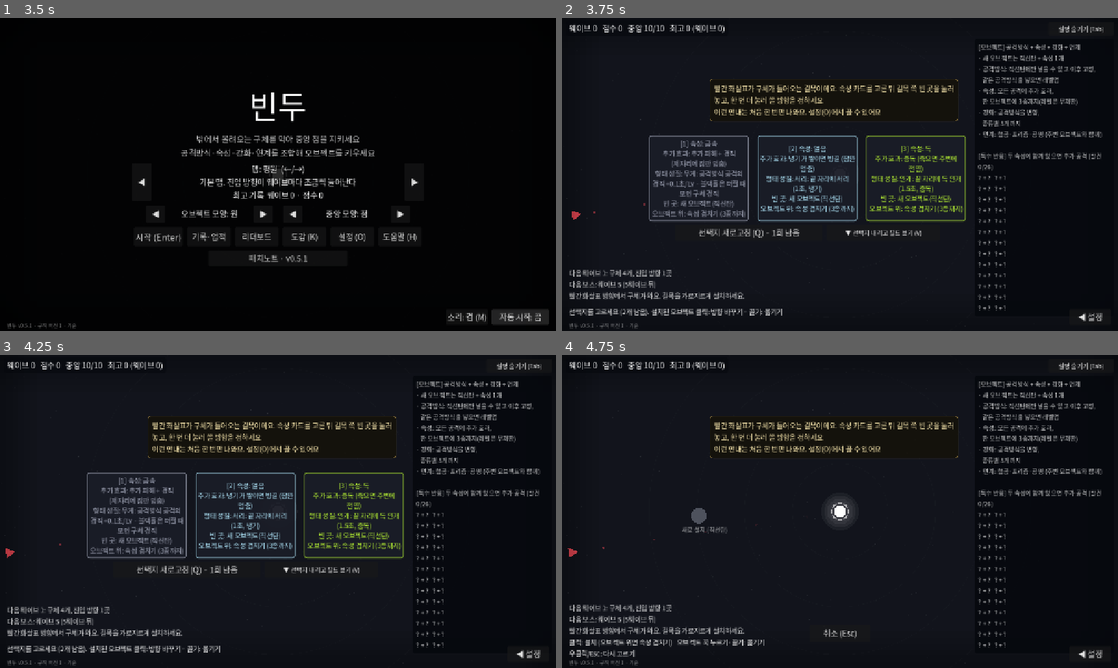
Above: before the commit, frames 1-4 (two rows, left to right).
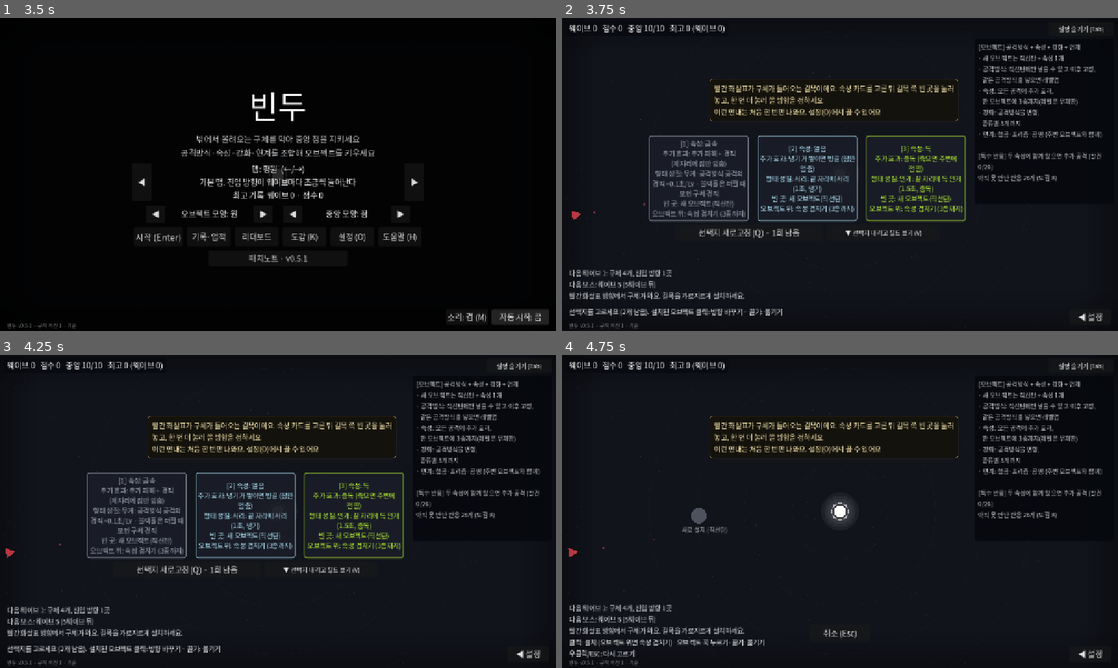
Above: after the commit, the same moments.

Repository: lenope1214/Bindu
Game: Godot game, scene res://main.tscn
Two runs of this game, one before a commit and one after it. Both use one fixed random seed, a clock stepped at 60 frames per second and the inputs below.
Inputs:
- Up to frame 1 (3.5 s): click "자동 시작: 끔" at 0.5 s; click "자동 시작: 켬" at 1.25 s; click "자동 시작: 끔" at 2 s; click "자동 시작: 켬" at 2.75 s
- Up to frame 2 (3.75 s): click "시작 (Enter)" at 3.5 s
- Up to frame 3 (4.25 s): no input
- Up to frame 4 (4.75 s): click "[1] 속성: 금속 추가 효과: 추가 피해 + 경직 …" at 4.25 s

Frame 1 is identical in both runs. In frame 2, 0.4% of the frame differs, in the area x 74-89%, y 50-94%; in frame 3, 0.4%; in frame 4, 0.4%.

Commit message:
0.5.2: 설명 창 반응 목록은 만난 반응만 (? + ? 줄이 130%에서 설정 버튼을 덮던 것)
Co-Authored-By: Claude Opus 5.5 <noreply@anthropic.com>
Claude-Session: https://claude.ai/code/session_012rhiBkF6sn2iLQ8q7B8rRe

Diff:
--- a/scripts/main.gd
+++ b/scripts/main.gd
@@ -2752,13 +2752,15 @@
 		"",
 		"[특수 반응] 두 속성이 함께 있으면 추가 공격 (발견 %d/%d)" % [Meta.codex.size(), Elem.REACTIONS.size()],
 	])
-	# 반응이 많아 한 줄에 두 개씩. 아직 만들어 보지 않은 반응은 ? + ? (도감과 같은 기록)
-	var rs: Array = Elem.REACTIONS
+	# 만들어 본 반응만 한 줄에 두 개씩, 나머지는 개수만 (? + ? 줄이 화면 아래 버튼까지 덮던 것. 도감과 같은 기록)
+	var rs: Array = Elem.REACTIONS.filter(func(r): return Meta.codex.has(r["id"]))
 	for i in range(0, rs.size(), 2):
 		var row := PackedStringArray()
 		for r in rs.slice(i, i + 2):
-			row.append("%s+%s %s" % [Elem.NAMES[r["a"]], Elem.NAMES[r["b"]], r["name"]] if Meta.codex.has(r["id"]) else "? + ?")
+			row.append("%s+%s %s" % [Elem.NAMES[r["a"]], Elem.NAMES[r["b"]], r["name"]])
 		lines.append("   ".join(row))
+	if rs.size() < Elem.REACTIONS.size():
+		lines.append("아직 못 만난 반응 %d개 (도감 K)" % (Elem.REACTIONS.size() - rs.size()))
 	legend.text = _kr_keep("\n".join(lines))
 
 
Not shown, changed: CHANGELOG.md
